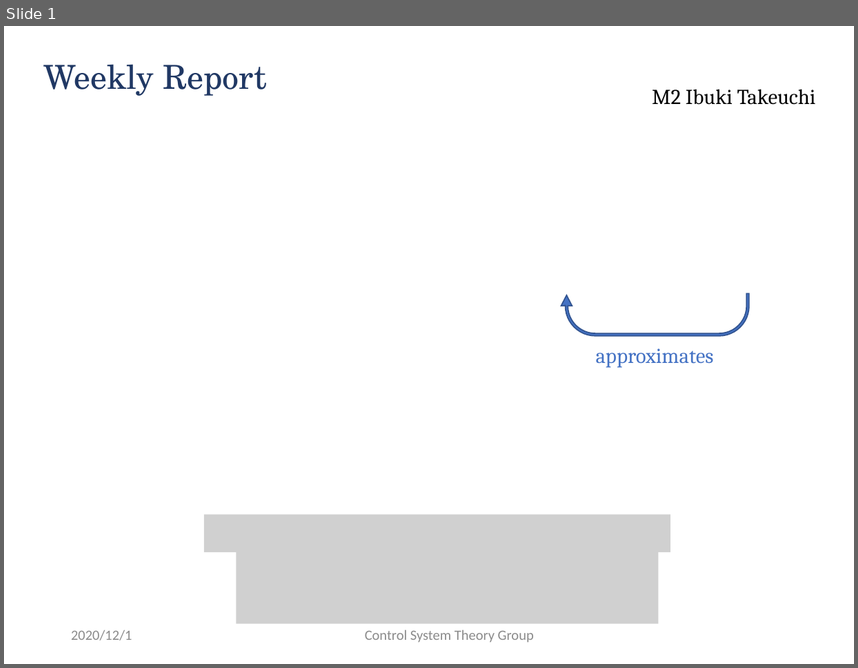
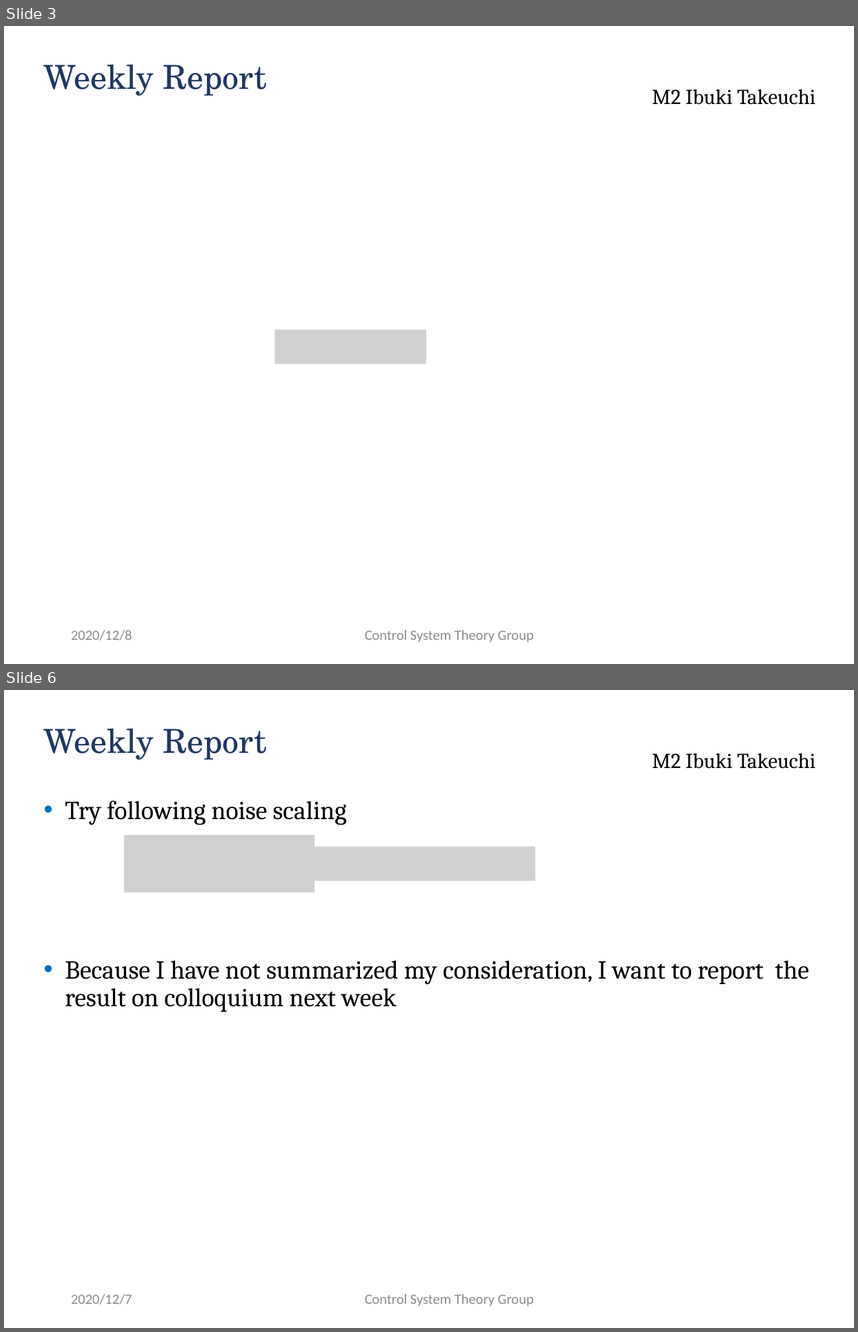
Before and after one commit to ibuki1024/weekly_report, a slide deck: report.pptx. Shown one above the other, each under a label of ours: slide 1 before the commit, slides 3 and 6 after it; the slides between them are not shown. The pictures are 858x668 and 858x1332 pixels, drawn with LibreOffice and Linux fonts; fonts in the diff are those of the drawing; grey boxes stand for pictures; background and template pictures are left out. Boxes give left, top, right and bottom in pixels: in the first picture for what was removed or moved away, otherwise in the second. Text is boxed around its words. In the diff, an @@ line names an element or a change of style, - is before the commit and + after.

```diff
--- a/report.pptx
+++ b/report.pptx
@@ slide 6 added at bbox=[4, 690, 854, 1328], background #FFFFFF; not listed: 1 template element that a slide beside it also shows @@
@@ title added at bbox=[44, 728, 267, 760], 28 pt, text #203864 @@
+Weekly Report
@@ text added at bbox=[65, 800, 809, 1012], 22 pt, text #000000 @@
+• Try following noise scaling
+• Because I have not summarized my consideration, I want to report the result on colloquium next week
@@ picture added at bbox=[124, 836, 314, 892] @@
@@ picture added at bbox=[303, 847, 535, 880] @@
@@ text added at bbox=[71, 1294, 132, 1304], 12 pt, text #8C8C8C @@
+2020/12/7
@@ text added at bbox=[365, 1294, 534, 1305], 12 pt, text #8C8C8C @@
+Control System Theory Group
@@ what was slide 1 is now slide 3 @@
@@ slide 3 changed as well @@
@@ uturn arrow removed at bbox=[561, 293, 749, 335] @@
@@ picture added at bbox=[275, 330, 426, 363] @@
@@ text removed at bbox=[596, 348, 714, 368] @@
-approximates
@@ picture removed at bbox=[204, 514, 671, 551] @@
@@ picture removed at bbox=[236, 545, 659, 624] @@
@@ text at bbox=[71, 630, 132, 640]: text changed @@
-2020/12/1
+2020/12/8
```
Also in this commit, not shown: 3 other slides changed, 2 other slides added, 2 slides removed, 1 other file.
